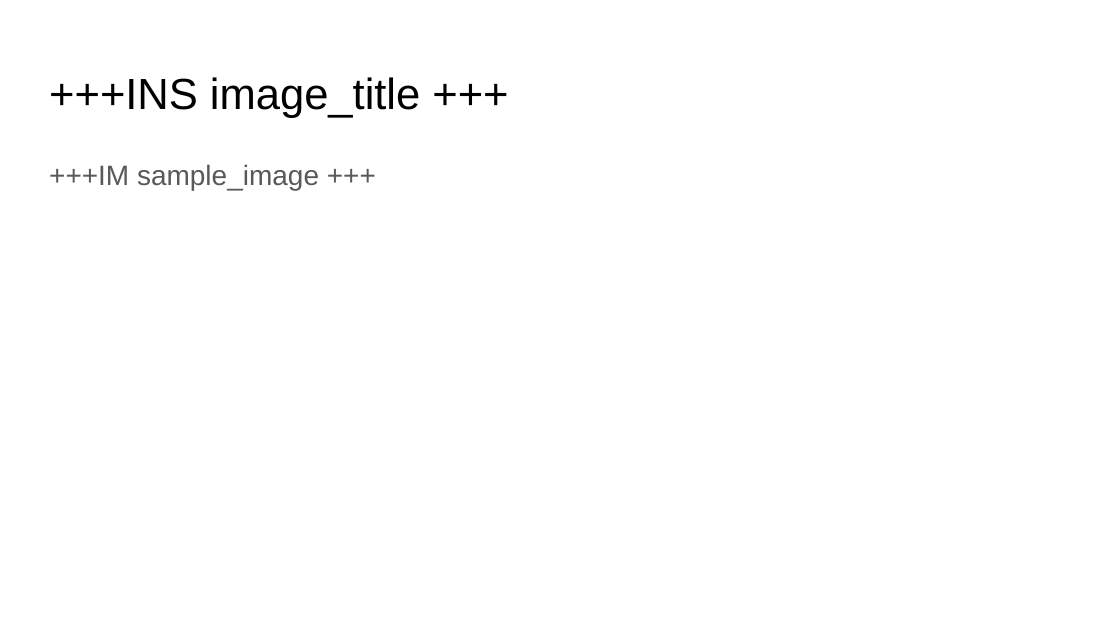
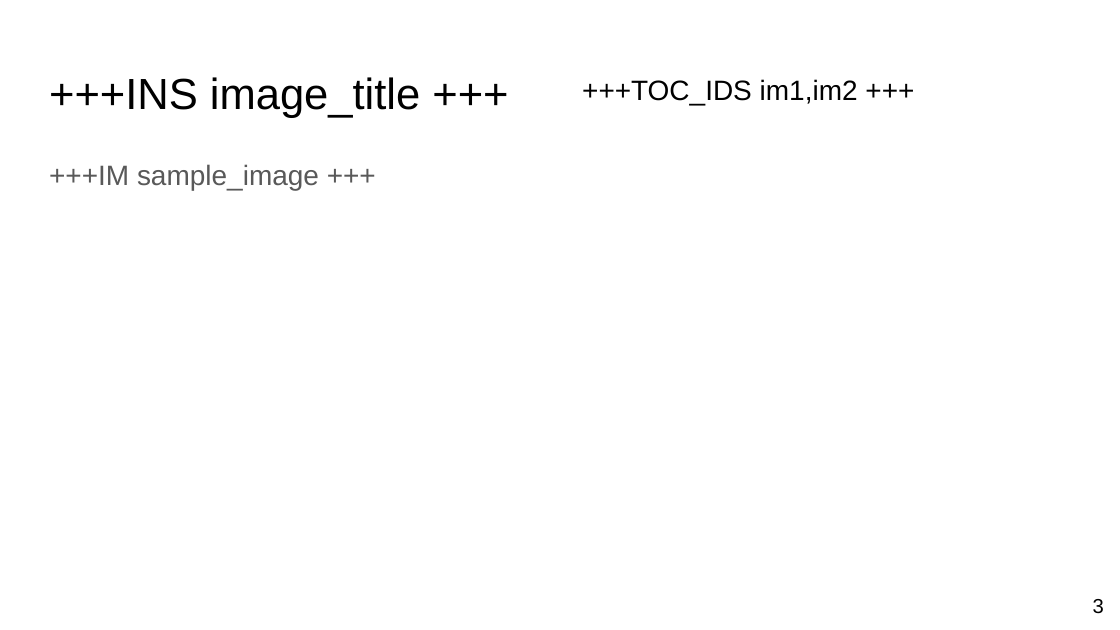
Before and after one commit to GayashanSameera/PythonPPTXGen, a slide deck: slide 3 of demo.pptx (slide 2 before the commit). Drawn at 1120x630 pixels with LibreOffice and Linux fonts; fonts in the diff are those of the drawing. Boxes give left, top, right and bottom in pixels: in the first picture for what was removed or moved away, otherwise in the second. Text is boxed around its words. In the diff, an @@ line names an element or a change of style, - is before the commit and + after.

```diff
--- a/demo.pptx
+++ b/demo.pptx
@@ text added at (582, 79, 858, 105), 18 pt, text #000000 @@
++++TOC_IDS im1,im2 +++
@@ page number added at (1093, 599, 1104, 614), 13 pt, text #000000 @@
+3
```
Also in this commit, not shown: 14 other slides changed, 5 slides added, 3 other files.
